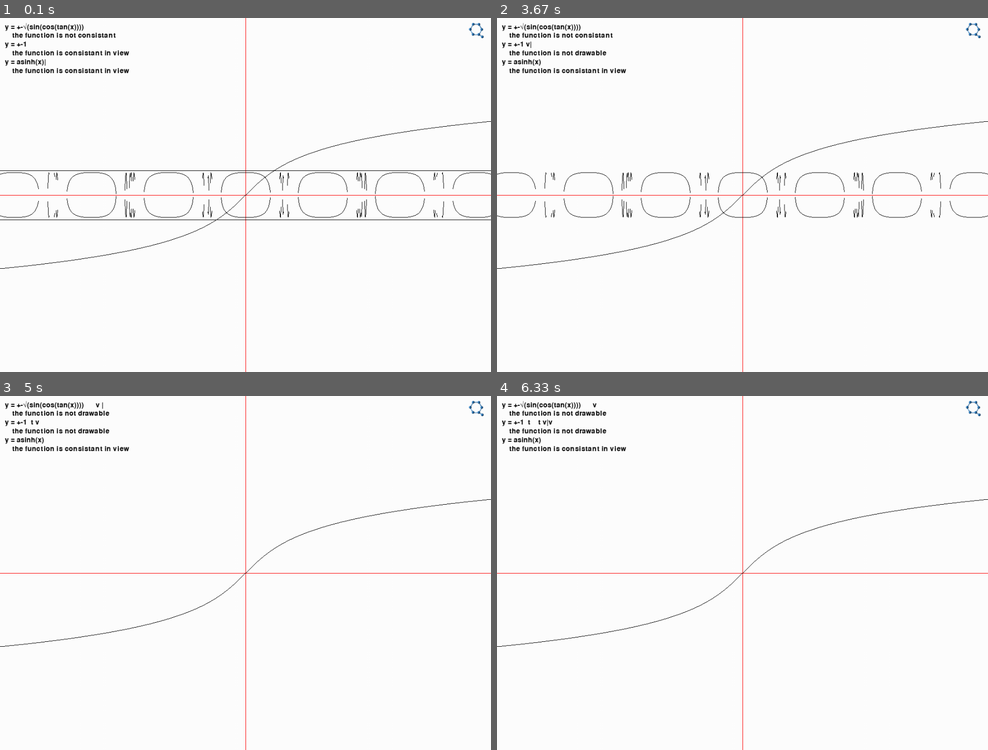
Above: before the commit, frames 1-4 (two rows, left to right).
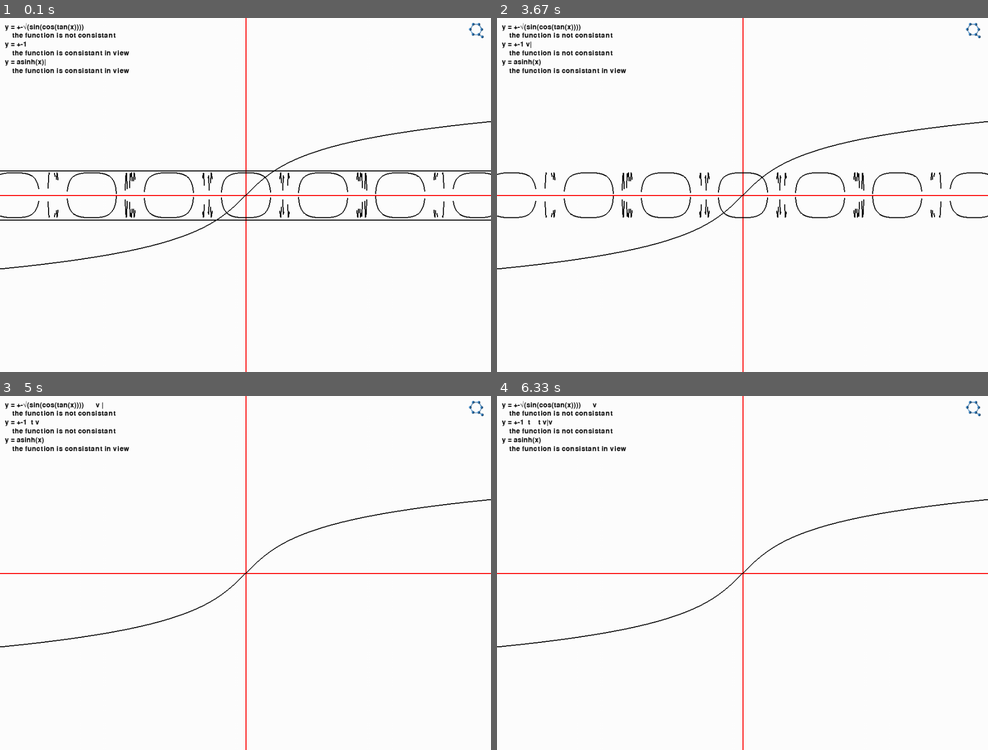
Above: after the commit, the same moments.

Repository: Quark-Games/YEquals
Game: pygame game, started from func_sim.py
Two runs of this game, one before a commit and one after it. Both use one fixed random seed, a clock stepped at 60 frames per second and the inputs below.
Inputs (mouse positions are in pixels of both pictures, inside the frame that each line leads up to):
- Up to frame 1 (0.1 s): no input
- Up to frame 2 (3.67 s): tap Space at 0.33, 2.4, 2.7, 2.9, 3.2, 3.47 s; click (978, 25) at 0.72 s; click (742, 216) at 1.55 s; hold Up 1.83-2.3 s; hold Right 2.33-2.8 s; hold Left 2.83-3.37 s; hold Down from 3.4 s (still down); tap V at 3.55 s
- Up to frame 3 (5 s): release Down at 3.7 s; hold Left 3.73-4.13 s; tap Space at 3.8, 4.1, 4.23, 4.63, 4.93 s; tap T at 3.88 s; hold Up 4.17-4.53 s; hold Right from 4.57 s (still down); tap V at 4.72 s
- Up to frame 4 (6.33 s): release Right at 5.2 s; hold Down 5.23-5.6 s; tap Space at 5.3, 5.7, 6, 6.2 s; tap T at 5.38 s; hold Left 5.63-6.1 s; hold Right from 6.13 s (still down); tap V at 6.28 s

The runs differ from the first frame. In frame 1, 1.8% of the frame differs, in the area x 0-100%, y 0-100%; in frame 2, 1.5%; in frame 3, 0.7%; in frame 4, 0.7%.

Commit message:
bring back stroke width

Diff:
--- a/func_sim.py
+++ b/func_sim.py
@@ -29,7 +29,6 @@
 RED = (255, 0, 0)
 
 SS_PATH = os.path.join(os.path.expanduser('~'), "Desktop", "screenshot.jpg")
-STROKE_WIDTH = 1
 ALTS = ((K_v, '√'),
         (K_p, 'π'),
         (K_t, '±'))
@@ -111,6 +110,7 @@
 
 
 class Coordinate:
+    _stroke_width = 2
 
     def __init__(self):
         self.origin = [display_width / 2, display_height / 2]
@@ -122,12 +122,12 @@
                          RED,
                          (0, self.origin[1]),
                          (display_width, self.origin[1]),
-                         STROKE_WIDTH)
+                         Coordinate._stroke_width)
         pygame.draw.line(display,
                          RED,
                          (self.origin[0], 0),
                          (self.origin[0], display_height),
-                         STROKE_WIDTH)
+                         Coordinate._stroke_width)
 
     def chori(self, move_x, move_y):
         self.origin[0] += move_x
@@ -139,6 +139,8 @@
     family = []
     active = None
     _act_index = -1
+    _accuracy = 1
+    _stroke_width = 2
 
     def __init__(self, exp):
         if len(Func.family) < Func.limit:
@@ -222,8 +224,9 @@
         # draw graph of function
         old_pos = (-1, -1)
         drawability = display_width
-        for pixel_x in range(0, display_width):
+        for raw_x in range(-1, display_width * Func._accuracy):
             try:
+                pixel_x = raw_x / Func._accuracy
                 x = (pixel_x - coor.origin[0]) / coor.scalex
                 y = eval(exp)
                 pixel_y = coor.origin[1] - y * coor.scaley
@@ -234,7 +237,7 @@
                                      BLACK,
                                      old_pos,
                                      (int(pixel_x), int(pixel_y)),
-                                     STROKE_WIDTH)
+                                     Func._stroke_width)
                 old_pos = (int(pixel_x), int(pixel_y))
             except Exception:
                 drawability -= 1
